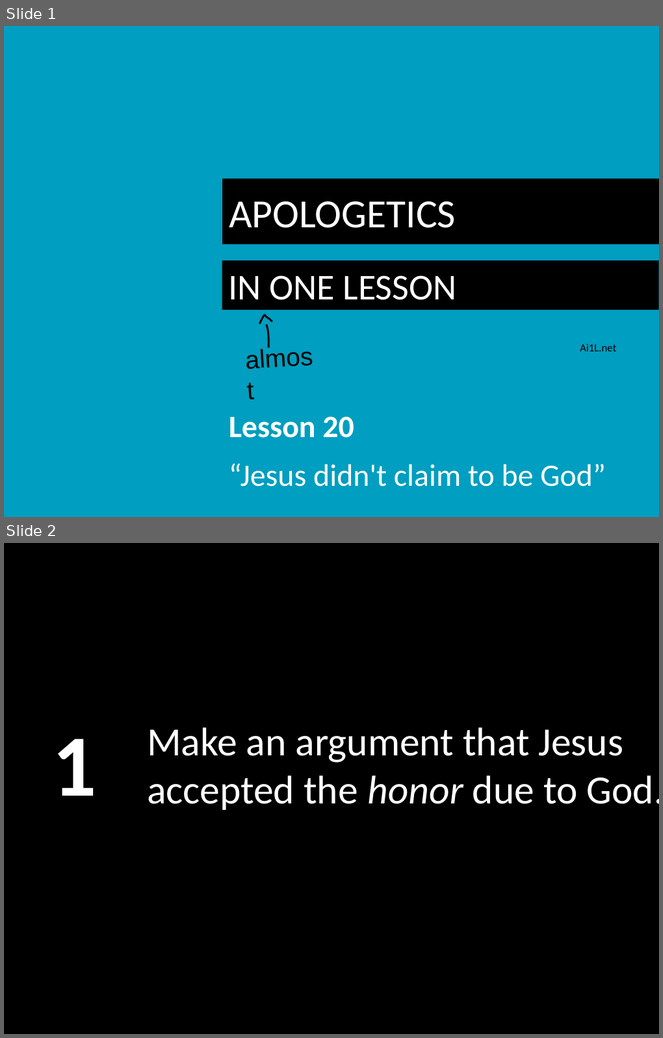
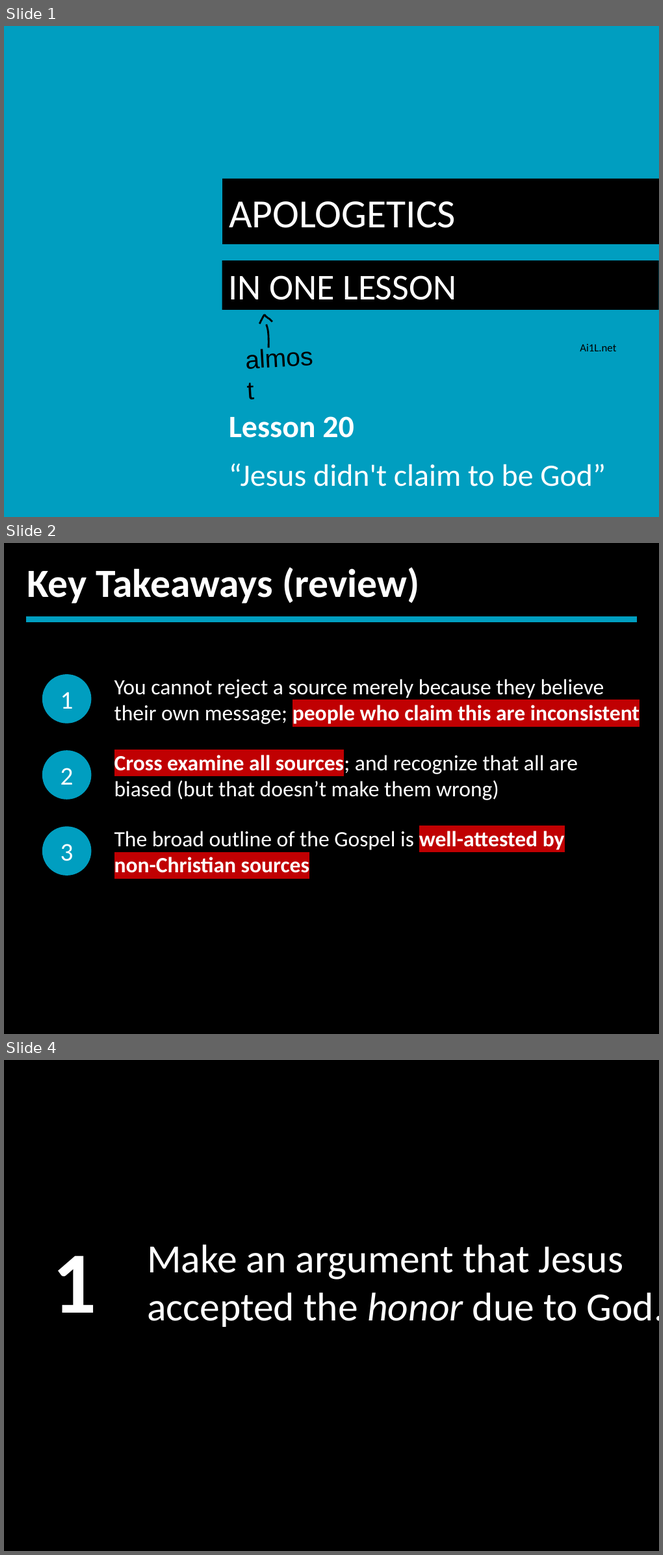
Before and after one commit to LukeMurphey/Ai1L, a slide deck: companion-website/public/files/20. Jesus didn't claim to be God.pptx. Shown one above the other, each under a label of ours: slides 1 and 2 before the commit, slides 1, 2 and 4 after it; the slides between them are not shown. The pictures are 663x1038 and 663x1555 pixels, drawn with LibreOffice and Linux fonts; fonts in the diff are those of the drawing. Boxes give left, top, right and bottom in pixels: in the first picture for what was removed or moved away, otherwise in the second. Text is boxed around its words. In the diff, an @@ line names an element or a change of style, - is before the commit and + after.

```diff
--- a/companion-website/public/files/20. Jesus didn't claim to be God.pptx
+++ b/companion-website/public/files/20. Jesus didn't claim to be God.pptx
@@ slide 2 added at (4, 543, 659, 1034), background #000000 @@
@@ text added at (27, 567, 419, 603), 44 pt, text #FFFFFF, bold @@
+Key Takeaways (review)
@@ line added from (25, 620) to (638, 620), #009EC0 6 pt @@
@@ ellipse added at (42, 674, 91, 723), fill #009EC0, 28 pt, text #FFFFFF @@
+1
@@ text added at (114, 679, 640, 724), 24 pt, text #FFFFFF @@
+You cannot reject a source merely because they believe their own message; people who claim this are inconsistent
@@ ellipse added at (42, 751, 91, 800), fill #009EC0, 28 pt, text #FFFFFF @@
+2
@@ text added at (114, 752, 578, 800), 24 pt, text #FFFFFF @@
+Cross examine all sources; and recognize that all are biased (but that doesn’t make them wrong)
@@ ellipse added at (42, 826, 91, 876), fill #009EC0, 28 pt, text #FFFFFF @@
+3
@@ text added at (114, 831, 565, 873), 24 pt, text #FFFFFF, bold @@
+The broad outline of the Gospel is well-attested by non-Christian sources
@@ what was slide 2 is now slide 4 @@
```
Also in this commit, not shown: 11 other slides added, 1 slide removed, 2 other files.
